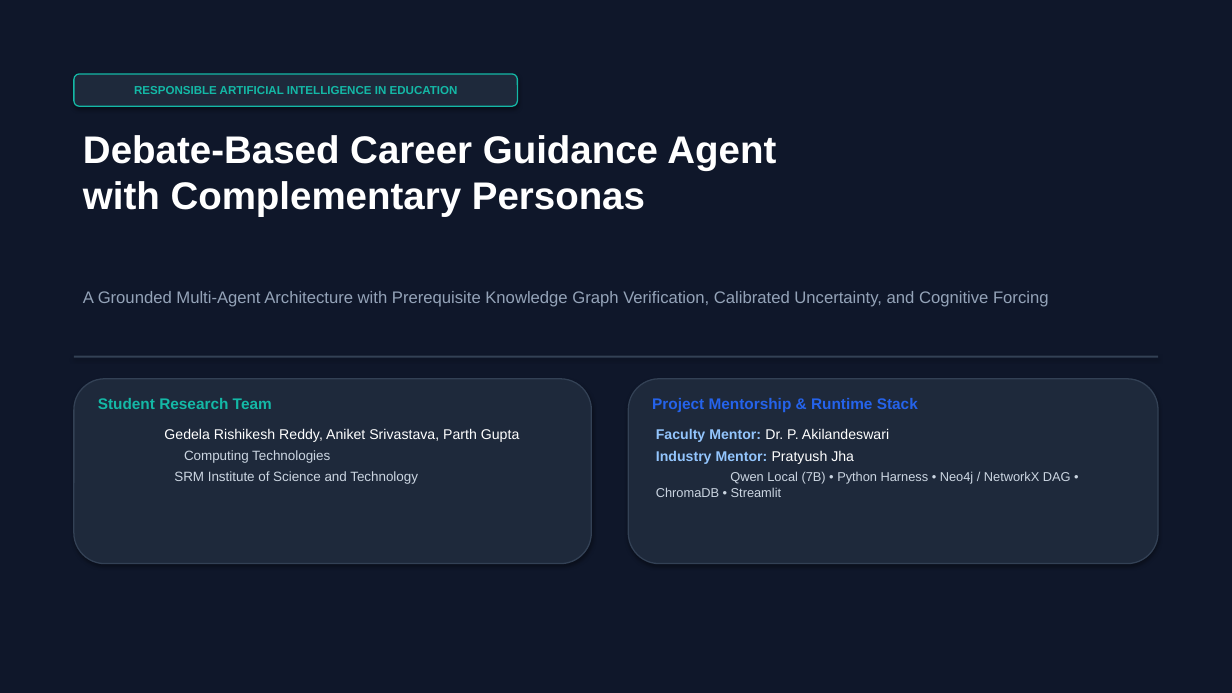
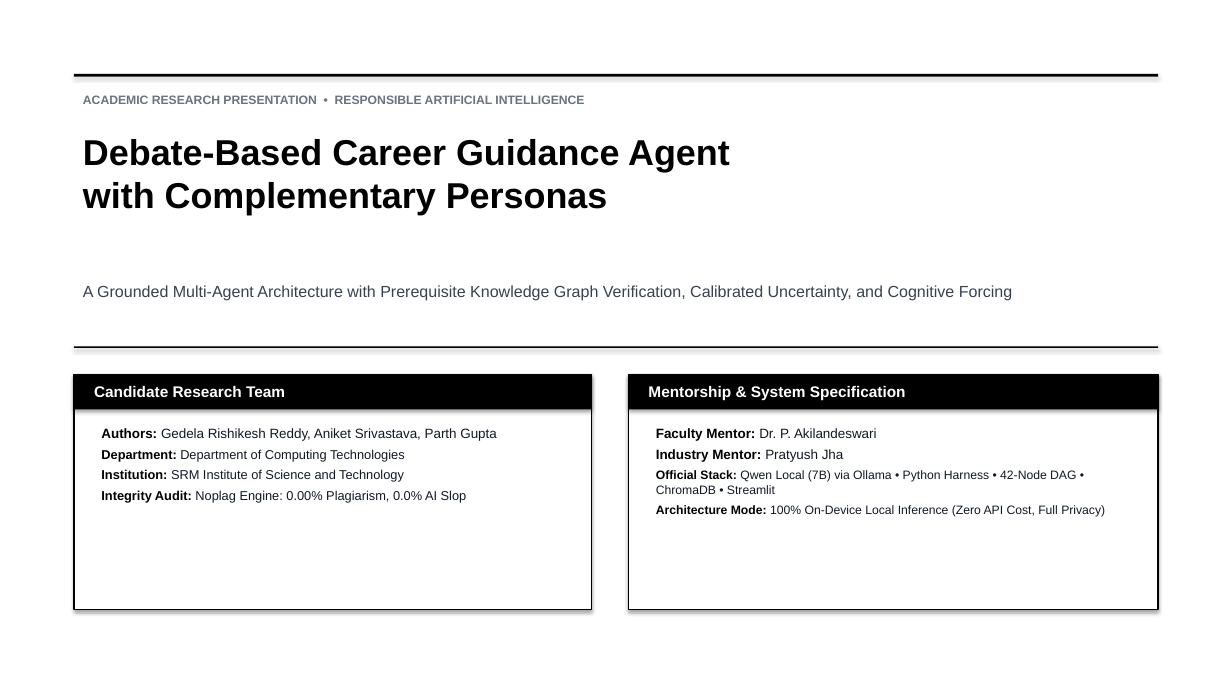
Before and after one commit to parth2024-tech/rai-project, a slide deck: slide 1 of docs/FINAL_PRESENTATION_15_SLIDES.pptx. Drawn at 1232x693 pixels with LibreOffice and Linux fonts; fonts in the diff are those of the drawing. Boxes give left, top, right and bottom in pixels: in the first picture for what was removed or moved away, otherwise in the second. Text is boxed around its words. In the diff, an @@ line names an element or a change of style, - is before the commit and + after.

Commit message:
feat(presentation): implement pure black-and-white academic slides via PPTAgent specification

```diff
--- a/docs/FINAL_PRESENTATION_15_SLIDES.pptx
+++ b/docs/FINAL_PRESENTATION_15_SLIDES.pptx
@@ rectangle at [0,0,1232,693]: fill #0F172A to #FFFFFF @@
@@ rounded rectangle removed at [74,74,518,106] @@
-RESPONSIBLE ARTIFICIAL INTELLIGENCE IN EDUCATION
@@ rectangle added at [74,74,1158,77], fill #000000 @@
@@ text added at [83,95,584,104], 9.5 pt, text #6B7280, bold @@
+ACADEMIC RESEARCH PRESENTATION • RESPONSIBLE ARTIFICIAL INTELLIGENCE
@@ text "Debate-Based Career Guidance Agent with ..." at [83,139,730,215]: size 30 to 28 pt, text colour #FFFFFF to #000000 @@
@@ text "A Grounded Multi-Agent Architecture with ..." at [83,285,1012,301]: size 13 to 12.5 pt, text colour #94A3B8 to #374151 @@
@@ rectangle: place and size @@
-rectangle at [74,356,1158,358]
+rectangle at [74,347,1158,348]
@@ rectangle at [74,347,1158,348]: fill #334155 to #000000 @@
@@ rounded rectangle removed at [74,379,592,564] @@
@@ rectangle added at [74,374,592,610], fill #FFFFFF, outline #000000 1 pt @@
@@ rectangle added at [74,374,592,409], fill #000000 @@
@@ text at [94,386,285,397]: text changed; text colour #14B8A6 to #FFFFFF @@
-Student Research Team
+Candidate Research Team
@@ rounded rectangle removed at [628,379,1158,564] @@
@@ rectangle added at [628,374,1158,610], fill #FFFFFF, outline #000000 1 pt @@
@@ rectangle added at [628,374,1158,409], fill #000000 @@
@@ text at [648,386,906,401]: text changed; text colour #2563EB to #FFFFFF @@
-Project Mentorship & Runtime Stack
+Mentorship & System Specification
@@ text at [101,449,405,461]: text changed; size 10.5 to 10 pt; text colour #CBD5E1 to #111827 @@
-Department: Computing Technologies
+Department: Department of Computing Technologies
@@ text at [101,428,496,482]: size 11 to 10.5 pt in "Authors: Gedela Rishikesh Reddy, Aniket Srivastava, Parth ..."; text colour #1E293B to #000000 in "Authors:", "Institution:"; text colour #FFFFFF to #111827 in "Gedela Rishikesh Reddy, Aniket Srivastava, Parth Gupta"; size 10.5 to 10 pt in "Institution: SRM Institute of Science and Technology"; text colour #CBD5E1 to #111827 in "SRM Institute of Science and Technology" @@
@@ text at [656,428,877,462]: size 11 to 10.5 pt in "Faculty Mentor: Dr. P. Akilandeswari", "Industry Mentor: Pratyush Jha"; text colour #93C5FD to #000000 in "Faculty Mentor:", "Industry Mentor:"; text colour #FFFFFF to #111827 in "Dr. P. Akilandeswari", "Pratyush Jha" @@
@@ text at [656,470,1105,517]: text changed; size 10 to 9.5 pt; text colour #CBD5E1 to #111827 @@
-Core Stack: Qwen Local (7B) • Python Harness • Neo4j / NetworkX DAG • ChromaDB • Streamlit
+Official Stack: Qwen Local (7B) via Ollama • Python Harness • 42-Node DAG • ChromaDB • Streamlit
+Architecture Mode: 100% On-Device Local Inference (Zero API Cost, Full Privacy)
@@ text at [101,490,467,503]: paragraph added @@
+Integrity Audit: Noplag Engine: 0.00% Plagiarism, 0.0% AI Slop
```
Also in this commit, not shown: 14 other slides changed, 23 other files.
